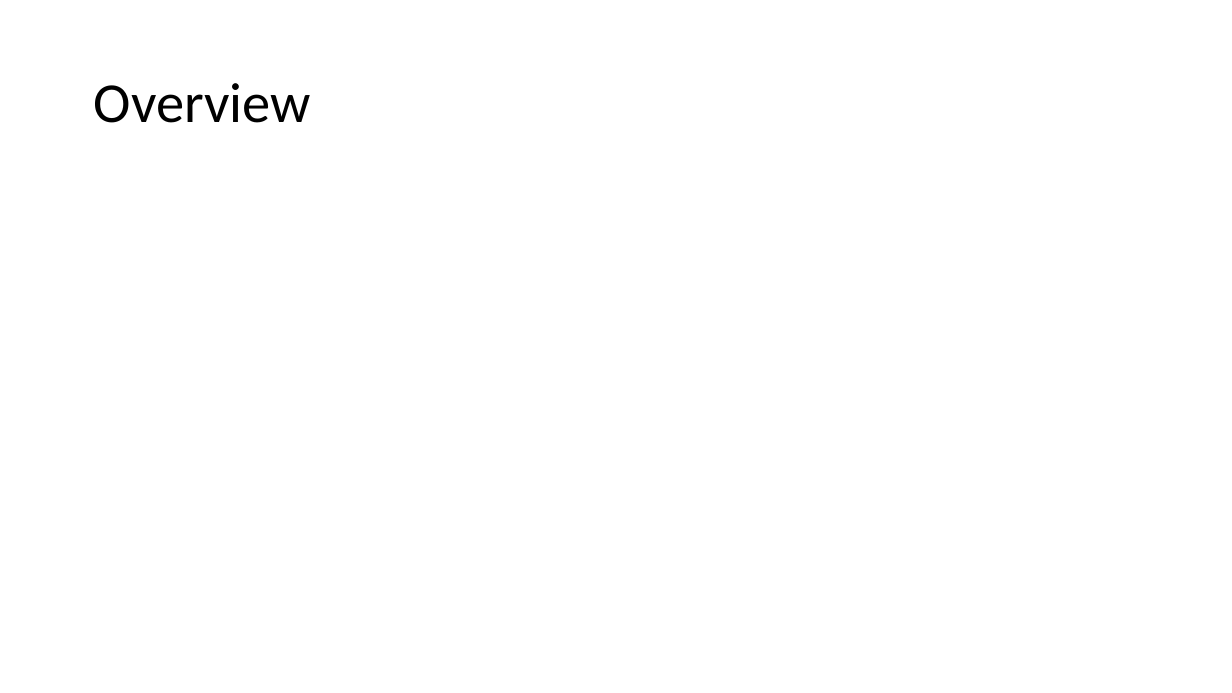
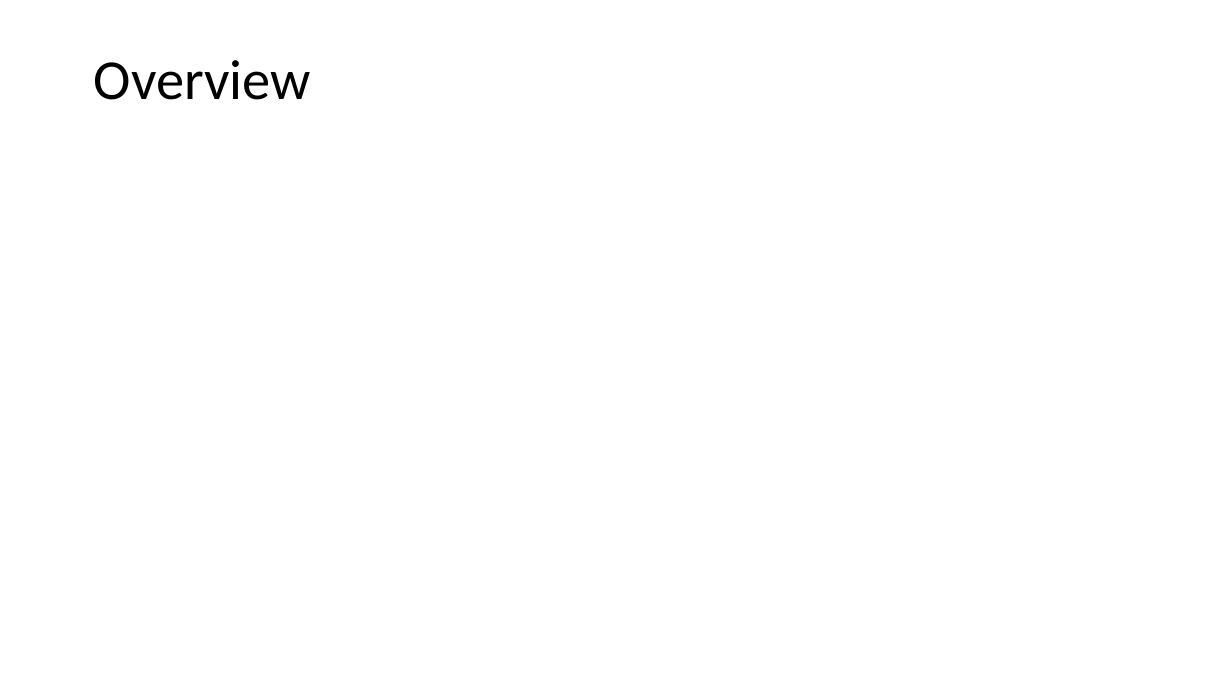
Before and after one commit to CodeFluent/Notes, a slide deck: slide 2 of CS-6222/Fall_2018/project/Smart City Security - Attack and Defense Strategems.pptx. Drawn at 1232x693 pixels with LibreOffice and Linux fonts; fonts in the diff are those of the drawing. Boxes give left, top, right and bottom in pixels: in the first picture for what was removed or moved away, otherwise in the second. Text is boxed around its words. In the diff, an @@ line names an element or a change of style, - is before the commit and + after.

```diff
--- a/CS-6222/Fall_2018/project/Smart City Security - Attack and Defense Strategems.pptx
+++ b/CS-6222/Fall_2018/project/Smart City Security - Attack and Defense Strategems.pptx
@@ title "Overview": place and size @@
-title "Overview" at [94,83,311,123]
+title "Overview" at [94,60,311,100]
```
Also in this commit, not shown: 5 other slides changed, 6 slides added, 1 slide removed, 1 other file.
